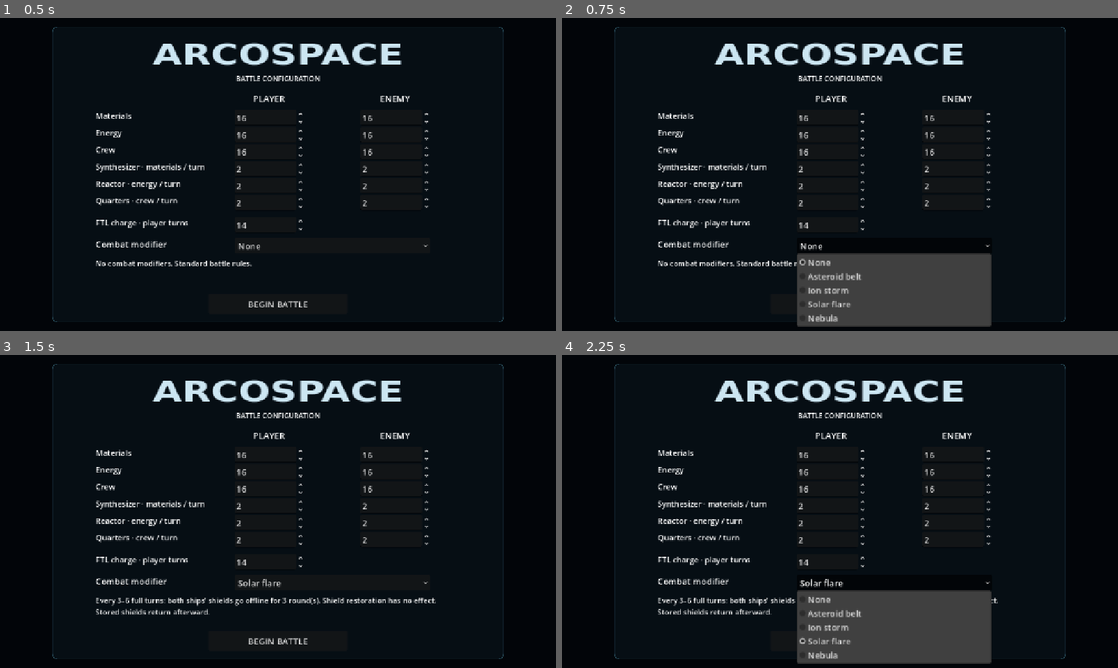
Above: before the commit, frames 1-4 (two rows, left to right).
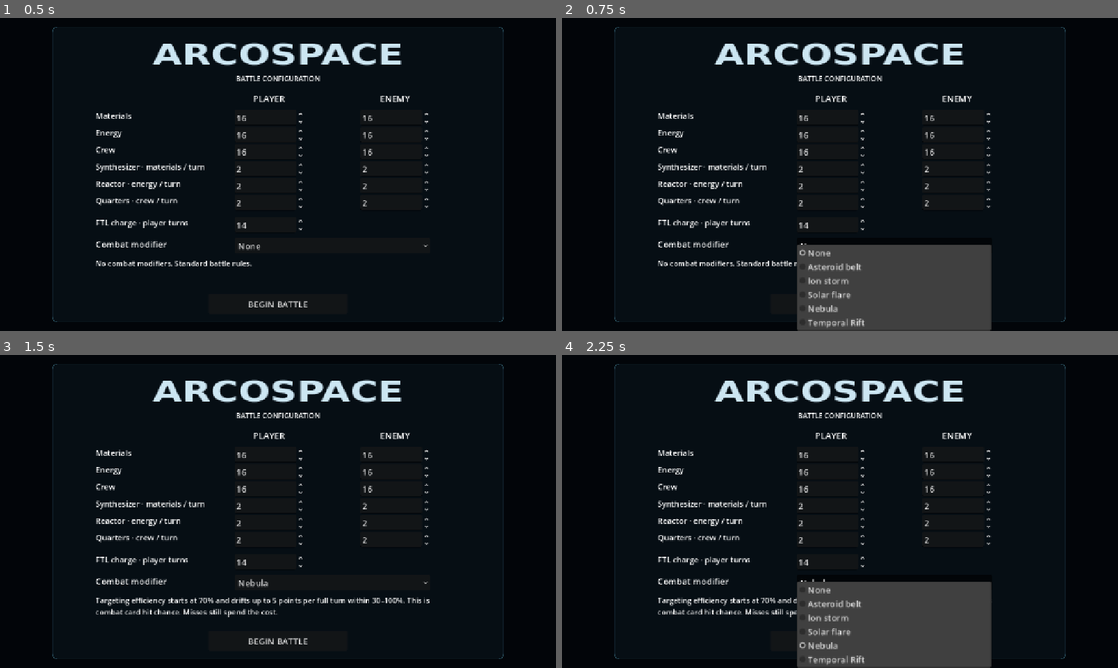
Above: after the commit, the same moments.

Repository: RPGMaster2000/arcospace
Game: Godot game, scene res://scenes/battle_setup.tscn
Same seed, same stepped clock (60 frames per second), same inputs: the game is played once before the commit and once after it.
Inputs:
- Up to frame 1 (0.5 s): no input
- Up to frame 2 (0.75 s): click "None" at 0.5 s
- Up to frame 3 (1.5 s): click "BEGIN BATTLE" at 1.25 s
- Up to frame 4 (2.25 s): click "Solar flare" (after the commit: "Nebula") at 2 s

Frame 1 is identical in both runs. In frame 2, 2.3% of the frame differs, in the area x 42-78%, y 72-100%; in frame 3, 1.2%; in frame 4, 2.9%, in the area x 17-79%, y 71-100%.

Commit message:
Add card tiers, six Tier 2 cards and Temporal Rift draw modifier

Diff:
--- /dev/null
+++ b/cards/30_siege_driver.tres
@@ -0,0 +1,12 @@
+[gd_resource type="Resource" script_class="CardData" format=3]
+
+[ext_resource type="Script" path="res://scripts/card_data.gd" id="1"]
+
+[resource]
+script = ExtResource("1")
+tier = 2
+card_name = "Siege Driver"
+family = "materials"
+cost = 14
+description = "Deal 24 damage"
+effects = {"damage": 24}
--- /dev/null
+++ b/cards/31_emergency_refit.tres
@@ -0,0 +1,12 @@
+[gd_resource type="Resource" script_class="CardData" format=3]
+
+[ext_resource type="Script" path="res://scripts/card_data.gd" id="1"]
+
+[resource]
+script = ExtResource("1")
+tier = 2
+card_name = "Emergency Refit"
+family = "materials"
+cost = 12
+description = "+14 Hull, +8 Shields"
+effects = {"hull": 14, "shields": 8}
--- /dev/null
+++ b/cards/32_antimatter_lance.tres
@@ -0,0 +1,12 @@
+[gd_resource type="Resource" script_class="CardData" format=3]
+
+[ext_resource type="Script" path="res://scripts/card_data.gd" id="1"]
+
+[resource]
+script = ExtResource("1")
+tier = 2
+card_name = "Antimatter Lance"
+family = "energy"
+cost = 16
+description = "20 damage · 50% bypasses Shields"
+effects = {"damage": 20, "pierce": 0.5}
--- /dev/null
+++ b/cards/33_aegis_overcharge.tres
@@ -0,0 +1,12 @@
+[gd_resource type="Resource" script_class="CardData" format=3]
+
+[ext_resource type="Script" path="res://scripts/card_data.gd" id="1"]
+
+[resource]
+script = ExtResource("1")
+tier = 2
+card_name = "Aegis Overcharge"
+family = "energy"
+cost = 12
+description = "+20 Shields, +6 Hull"
+effects = {"shields": 20, "hull": 6}
--- /dev/null
+++ b/cards/34_sabotage_commandos.tres
@@ -0,0 +1,12 @@
+[gd_resource type="Resource" script_class="CardData" format=3]
+
+[ext_resource type="Script" path="res://scripts/card_data.gd" id="1"]
+
+[resource]
+script = ExtResource("1")
+tier = 2
+card_name = "Sabotage Commandos"
+family = "crew"
+cost = 14
+description = "18 damage · Enemy production −2 each (min 1)"
+effects = {"damage": 18, "sabotage": 2}
--- /dev/null
+++ b/cards/35_damage_control.tres
@@ -0,0 +1,12 @@
+[gd_resource type="Resource" script_class="CardData" format=3]
+
+[ext_resource type="Script" path="res://scripts/card_data.gd" id="1"]
+
+[resource]
+script = ExtResource("1")
+tier = 2
+card_name = "Damage Control"
+family = "crew"
+cost = 12
+description = "+18 Hull, +6 Shields"
+effects = {"hull": 18, "shields": 6}
--- /dev/null
+++ b/scenes/battlefield_temporal_rift.tscn
@@ -0,0 +1,116 @@
+[gd_scene format=3]
+
+[ext_resource type="Texture2D" uid="uid://sdr8upensafa" path="res://assets/background/starfield.png" id="2_yd1a1"]
+[ext_resource type="PackedScene" path="res://scenes/ship_3d.tscn" id="Ship"]
+
+[sub_resource type="Environment" id="Environment"]
+background_mode = 1
+background_color = Color(0.018, 0.039, 0.067, 1)
+ambient_light_source = 3
+ambient_light_color = Color(0.45, 0.6, 0.8, 1)
+ambient_light_energy = 0.65
+
+[sub_resource type="StandardMaterial3D" id="EnemyMaterial"]
+albedo_color = Color(0.53, 0.24, 0.22, 1)
+metallic = 0.45
+roughness = 0.4
+
+[sub_resource type="StandardMaterial3D" id="HullMaterial"]
+albedo_color = Color(0.52, 0.67, 0.73, 1)
+metallic = 0.45
+roughness = 0.4
+
+[sub_resource type="BoxMesh" id="WingMesh"]
+size = Vector3(1.5, 0.18, 2.3)
+
+[sub_resource type="StandardMaterial3D" id="EnemyEngine"]
+albedo_color = Color(1, 0.3, 0.12, 1)
+emission_enabled = true
+emission = Color(1, 0.3, 0.12, 1)
+
+[sub_resource type="StandardMaterial3D" id="StandardMaterial3D_i3k6e"]
+shading_mode = 0
+albedo_texture = ExtResource("2_yd1a1")
+
+[sub_resource type="QuadMesh" id="QuadMesh_y84xi"]
+
+[node name="Battlefield" type="Node3D" unique_id=584798678]
+
+[node name="WorldEnvironment" type="WorldEnvironment" parent="." unique_id=248501462]
+environment = SubResource("Environment")
+
+[node name="Camera3D" type="Camera3D" parent="." unique_id=459447815]
+transform = Transform3D(0.7247299, 0, -0.6890331, 0, 1, 0, 0.6890331, 0, 0.7247299, -8.553824, -0.36772817, 8.510661)
+keep_aspect = 0
+current = true
+fov = 56.0
+size = 12.8
+
+[node name="Sun" type="DirectionalLight3D" parent="." unique_id=2115728314]
+transform = Transform3D(0.8207813, 0.56658334, -0.07281119, -0.39885932, 0.6596662, 0.6369862, 0.40893686, -0.49378502, 0.76742923, 0, 0, 0)
+light_color = Color(1, 0.9, 0.75, 1)
+light_energy = 1.738
+
+[node name="PlayerShip" parent="." unique_id=2061140808 instance=ExtResource("Ship")]
+transform = Transform3D(1, 0, 0, 0, 1, 0, 0, 0, 1, -2.83, -0.24, 0)
+
+[node name="Body" parent="PlayerShip" index="0"]
+transform = Transform3D(0.99680173, 0.07991469, 0, -0.07506968, 0.93636835, -0.3428978, -0.02740257, 0.34180114, 0.9393727, 0, 0, 0)
+
+[node name="OmniLight3D" type="OmniLight3D" parent="PlayerShip/Body" index="0" unique_id=634081639]
+transform = Transform3D(0.8368925, 0.5287812, -0.14142606, -0.1681116, 0.49419263, 0.85294306, 0.520912, -0.69004637, 0.50248045, -1.562109, -0.05129224, -0.026351418)
+light_color = Color(0, 0.8034366, 0.8093504, 1)
+light_energy = 0.3
+light_size = 1.0
+light_specular = 6.282
+omni_range = 1.0
+omni_attenuation = 2.019
+
+[node name="Wings" parent="PlayerShip/Body" index="2"]
+transform = Transform3D(1, 0, 0, 0, 1, 0, 0, 0, 1, -0.65, -0.08, 0)
+
+[node name="Engine" parent="PlayerShip/Body" index="3"]
+transform = Transform3D(6.798655e-08, -0.99999994, 1.8626451e-09, 0.99999994, 6.798655e-08, 2.9802322e-08, -2.9802322e-08, -1.8626451e-09, 0.99999994, -1.6994147, 0.0040554404, -7.450581e-09)
+
+[node name="Shield" parent="PlayerShip" index="1"]
+transform = Transform3D(2.346569, 0.053582806, 0, -0.12693506, 0.99055177, 0, 0, 0, 1.671, 0, -0.12374891, 0)
+
+[node name="EnemyShip" parent="." unique_id=2100820454 instance=ExtResource("Ship")]
+transform = Transform3D(-1, 0, -8.742278e-08, 0, 1, 0, 8.742278e-08, 0, -1, 3.8274782, -0.24, 0)
+
+[node name="Body" parent="EnemyShip" index="0"]
+transform = Transform3D(0.9968017, 0.079914734, 3.3954919e-09, -0.076155856, 0.9499159, 0.30308396, 0.024220878, -0.30211458, 0.9529637, 0, 0, 0)
+
+[node name="Hull" parent="EnemyShip/Body" index="0"]
+material_override = SubResource("EnemyMaterial")
+
+[node name="OmniLight3D2" type="OmniLight3D" parent="EnemyShip/Body" index="1" unique_id=1784126935]
+transform = Transform3D(-0.79768556, -0.603049, 0.0054802597, -0.32092956, 0.43216956, 0.8427539, -0.51059014, 0.6704938, -0.53827167, -1.3303316, 0.1181649, -0.21753368)
+light_color = Color(0.92866987, 0.6274537, 0.37097248, 1)
+light_size = 1.0
+light_specular = 0.0
+omni_range = 1.229
+omni_attenuation = 1.589
+
+[node name="Wings" parent="EnemyShip/Body" index="2"]
+transform = Transform3D(1, 0, 0, 0, 1, 0, 0, 0, 1, -0.65, -0.08, 0)
+
+[node name="Wings2" type="MeshInstance3D" parent="EnemyShip/Body" index="3" unique_id=615567739]
+transform = Transform3D(1, 0, 0, 0, -4.371139e-08, -1, 0, 1, -4.371139e-08, -0.65, -0.08, 0)
+material_override = SubResource("HullMaterial")
+mesh = SubResource("WingMesh")
+
+[node name="Engine" parent="EnemyShip/Body" index="4"]
+transform = Transform3D(6.61239e-08, -1.0000001, -1.8626451e-09, 1.0000001, 7.7765435e-08, -2.9802322e-08, 2.9802322e-08, 1.8626451e-09, 1.0000001, -1.6606023, 0.007167101, 7.450581e-09)
+material_override = SubResource("EnemyEngine")
+
+[node name="Shield" parent="EnemyShip" index="1"]
+transform = Transform3D(2.3447225, 0.0664435, -3.2805758e-10, -0.15740144, 0.98977226, -9.784574e-09, -4.613554e-10, 5.8086753e-09, 1.671, 0, -0.075492814, 0)
+
+[node name="MeshInstance3D" type="MeshInstance3D" parent="." unique_id=425268941]
+transform = Transform3D(18.21799, 0, -0.54204094, 0, 14.15, 0, 17.348759, 0, 0.5691991, 4.5536346, 0, -4.8249903)
+material_override = SubResource("StandardMaterial3D_i3k6e")
+mesh = SubResource("QuadMesh_y84xi")
+
+[editable path="PlayerShip"]
+[editable path="EnemyShip"]
--- a/scripts/battle_setup.gd
+++ b/scripts/battle_setup.gd
@@ -15,6 +15,8 @@
 			return "%s: both ships’ shields go offline for %d round(s). Shield restoration has no effect. Stored shields return afterward." % [interval, Modifier.ACTIVE_ROUNDS]
 		4:
 			return "Targeting efficiency starts at %d%% and drifts up to %d points per full turn within %d–100%%. This is combat card hit chance. Misses still spend the cost." % [100 - Modifier.NEBULA_START, Modifier.NEBULA_STEP, 100 - Modifier.NEBULA_MAX]
+		5:
+			return "Whole battle: Tier 2 draw chance doubles from 15% to 30% for both ships. Only one Tier 2 card per hand. No timed events."
 	return "No combat modifiers. Standard battle rules."
 var initial_settings: Dictionary = {}
 
--- a/scripts/board.gd
+++ b/scripts/board.gd
@@ -103,6 +103,8 @@
 				set(setting, int(setup_settings[setting]))
 	ftl.charge_target = maxi(1, int(setup_settings.get("ftl_turns", ftl.FULL_CHARGE)))
 	modifier.configure(int(setup_settings.get("modifier", 0)))
+	for active_hand in [hand, enemy_hand]:
+		active_hand.drop_multiplier = modifier.TEMPORAL_DROP_MULTIPLIER if modifier.kind == 5 else 1.0
 	$MatchResult/Panel/Configure.pressed.connect(_return_to_setup)
 	mode_rule_origin = $ModeRule.position
 	hand_rule_origin = $HandRule.position
--- a/scripts/board_3d.gd
+++ b/scripts/board_3d.gd
@@ -16,7 +16,8 @@
 	preload("res://scenes/battlefield_asteroid_belt.tscn"),
 	preload("res://scenes/battlefield_ion_storm.tscn"),
 	preload("res://scenes/battlefield_solar_flare.tscn"),
-	preload("res://scenes/battlefield_nebula.tscn")
+	preload("res://scenes/battlefield_nebula.tscn"),
+	preload("res://scenes/battlefield_temporal_rift.tscn")
 ]
 
 func _enter_tree() -> void:
--- a/scripts/card_data.gd
+++ b/scripts/card_data.gd
@@ -4,6 +4,9 @@
 
 # RESPONSIBILITY: Store Inspector-editable card data.
 # DOES NOT: Change game state or manage turns.
+## TUNE: Tier controls draw eligibility and border presentation; current rare cards are not yet added.
+@export_enum("Tier 1:1", "Tier 2:2", "Tier 3:3") var tier: int = 1
+
 ## TUNE: Card title shown in the UI; edit each cards/*.tres resource in the Inspector.
 @export var card_name: String = "":
 	set(value):
--- a/scripts/card_hand.gd
+++ b/scripts/card_hand.gd
@@ -8,6 +8,11 @@
 # An empty starting hand draws randomly. Assign cards for a fixed test hand.
 @export var starting_hand: Array[Resource] = []
 @export_range(1, 6, 1) var max_copies: int = 2
+## TUNE: Tier 2 chance when the hand has room: 0.15 = 15%.
+@export_range(0.0, 1.0, 0.01) var tier_two_chance: float = 0.15
+## TUNE: Tier 3 chance, reserved for future cards. Zero disables random Tier 3 draws.
+@export_range(0.0, 1.0, 0.01) var tier_three_chance: float = 0.0
+var drop_multiplier: float = 1.0
 var cards: Array[Resource] = []
 var rng := RandomNumberGenerator.new()
 
@@ -15,7 +20,7 @@
 	cards.clear()
 	for slot in range(size):
 		var initial: Resource = starting_hand[slot] if slot < starting_hand.size() else null
-		if initial != null and cards.count(initial) < max_copies:
+		if initial != null and _eligible(initial, -1):
 			cards.append(initial)
 		else:
 			cards.append(draw_card())
@@ -23,20 +28,34 @@
 
 func draw_card(excluded_slot: int = -1) -> Resource:
 	var pool: Array = card_pool if not card_pool.is_empty() else CardLibrary.CARDS
-	var eligible: Array[Resource] = []
+	var buckets: Dictionary = {1: [], 2: [], 3: []}
 	for card in pool:
-		if card == null or eligible.has(card):
-			continue
-		var copies: int = 0
-		for slot in range(cards.size()):
-			if slot != excluded_slot and cards[slot] == card:
-				copies += 1
-		if copies < max_copies:
-			eligible.append(card)
+		if card != null and _eligible(card, excluded_slot) and not buckets[card.tier].has(card):
+			buckets[card.tier].append(card)
+	var roll: float = rng.randf()
+	var tier: int = 1
+	if roll < tier_three_chance:
+		tier = 3
+	elif roll < tier_three_chance + clampf(tier_two_chance * drop_multiplier, 0, 1):
+		tier = 2
+	# Full Tier 2 hands fall back to Tier 1; probabilities are per eligible draw.
+	var eligible: Array = buckets[tier] if not buckets[tier].is_empty() else buckets[1]
 	if eligible.is_empty():
-		push_warning("The card pool is too small for the hand copy limit.")
+		# Custom test pools may contain only Tier 2; respect the cap rather than overfill.
+		push_warning("No eligible cards in the selected tier or Tier 1 fallback.")
 		return null
 	return eligible[rng.randi_range(0, eligible.size() - 1)]
+
+func _eligible(card: Resource, excluded_slot: int) -> bool:
+	var copies: int = 0
+	for slot in range(cards.size()):
+		if slot == excluded_slot or cards[slot] == null:
+			continue
+		if card.tier > 1 and cards[slot].tier == card.tier:
+			return false
+		if cards[slot] == card:
+			copies += 1
+	return copies < max_copies
 
 
 func replace_card(slot: int) -> void:
--- a/scripts/card_library.gd
+++ b/scripts/card_library.gd
@@ -1,6 +1,6 @@
 extends RefCounted
 
-# RESPONSIBILITY: List the 28 card resources in their original order.
+# RESPONSIBILITY: List the Inspector-editable card resources.
 # DOES NOT: Apply effects or manage a hand.
 const CARDS = [
 	preload("res://cards/01_shield_plating.tres"),
@@ -32,4 +32,10 @@
 	preload("res://cards/27_missile_barrage.tres"),
 	preload("res://cards/28_breach_charge.tres"),
 	preload("res://cards/29_polaron_burst.tres"),
+	preload("res://cards/30_siege_driver.tres"),
+	preload("res://cards/31_emergency_refit.tres"),
+	preload("res://cards/32_antimatter_lance.tres"),
+	preload("res://cards/33_aegis_overcharge.tres"),
+	preload("res://cards/34_sabotage_commandos.tres"),
+	preload("res://cards/35_damage_control.tres"),
 ]
--- a/scripts/card_view.gd
+++ b/scripts/card_view.gd
@@ -36,6 +36,8 @@
 
 
 func refresh_card() -> void:
+	queue_redraw()
+	set_process(card_data != null and card_data.tier > 1)
 	if card_data == null:
 		$TitleLabel.text = "Empty slot"
 		$CostLabel.text = ""
@@ -44,7 +46,7 @@
 		$DiscardButton.disabled = true
 		$DiscardButton.text = "Discard"
 		return
-	$TitleLabel.text = card_data.card_name.to_upper()
+	$TitleLabel.text = card_data.card_name.to_upper() + (" · T%d" % card_data.tier if card_data.tier > 1 else "")
 	$CostLabel.text = str(card_data.cost)
 	$DescriptionLabel.text = card_data.description
 	var colors = {"materials": Color(1, 0.55, 0.5), "energy": Color(0.5, 0.8, 1), "crew": Color(0.5, 1, 0.65)}
@@ -88,3 +90,29 @@
 		box.shadow_color = Color(0.15, 0.55, 1.0, 0.55 if active else 0.0)
 		box.shadow_size = 9 if active else 0
 		add_theme_stylebox_override(style, box)
+
+var border_time: float = 0.0
+func _process(delta: float) -> void:
+	border_time += delta
+	queue_redraw()
+
+func _draw() -> void:
+	if card_data == null or card_data.tier < 2:
+		return
+	# TUNE: Jagged edge depth (pixels), tooth spacing and subtle pulse strength.
+	var depth: float = 2.0
+	var spacing: float = 12.0
+	var pulse: float = 0.28 + 0.10 * sin(border_time * 2.0)
+	var color = Color(0.65, 0.8, 1.0, pulse)
+	var points = PackedVector2Array()
+	var corners = [Vector2(3, 3), Vector2(size.x-3, 3), size-Vector2(3,3), Vector2(3,size.y-3), Vector2(3,3)]
+	for edge in range(4):
+		var start: Vector2 = corners[edge]
+		var end: Vector2 = corners[edge+1]
+		var steps: int = maxi(2, int(start.distance_to(end) / spacing))
+		var inward: Vector2 = (end-start).normalized().orthogonal()
+		for step in range(steps):
+			points.append(start.lerp(end, float(step)/steps) + inward * (depth if step % 2 else 0.0))
+	points.append(points[0])
+	for width in [8.0, 4.0, 1.5]:
+		draw_polyline(points, Color(color, pulse * (0.3 if width > 2 else 1.0)), width, true)
--- a/scripts/combat_modifier.gd
+++ b/scripts/combat_modifier.gd
@@ -3,8 +3,9 @@
 # RESPONSIBILITY: Schedule one encounter modifier and resolve its card adjustments.
 # DOES NOT: Advance turns, change hands, or present animations.
 const Effects = preload("res://scripts/card_effects.gd")
-const NAMES = ["None", "Asteroid belt", "Ion storm", "Solar flare", "Nebula"]
+const NAMES = ["None", "Asteroid belt", "Ion storm", "Solar flare", "Nebula", "Temporal Rift"]
 ## TUNE: Full rounds between events, counted after an event ends.
+const TEMPORAL_DROP_MULTIPLIER: float = 2.0 # TUNE: Tier 2 draw multiplier for the whole battle.
 const MIN_INTERVAL: int = 3
 const MAX_INTERVAL: int = 6
 ## TUNE: Event duration in complete player/enemy rounds.
@@ -36,7 +37,7 @@
 	next_round = 1 + rng.randi_range(MIN_INTERVAL, MAX_INTERVAL)
 
 func begin_round(round_number: int) -> String:
-	if kind == 0:
+	if kind == 0 or kind == 5:
 		return ""
 	if kind == 4:
 		if round_number > 1:
@@ -63,6 +64,8 @@
 	return kind == 3 and active
 
 func status_text(round_number: int) -> String:
+	if kind == 5:
+		return "TEMPORAL RIFT · Tier 2 drop rate ×%.0f" % TEMPORAL_DROP_MULTIPLIER
 	if kind == 0:
 		return ""
 	if kind == 4:
@@ -73,6 +76,8 @@
 	return "%d turns until %s" % [maxi(0, next_round - round_number), phrases[kind]]
 
 func meter_value(round_number: int) -> float:
+	if kind == 5:
+		return 100.0
 	if kind == 4:
 		return float(100 - miss_rate)
 	return 100.0 if active else clampf(100.0 * (1.0 - float(next_round - round_number) / MAX_INTERVAL), 0, 100)
--- /dev/null
+++ b/tests/card_tier_test.gd
@@ -0,0 +1,50 @@
+extends SceneTree
+const Hand = preload("res://scripts/card_hand.gd")
+const Effects = preload("res://scripts/card_effects.gd")
+var failures: int = 0
+func check(ok: bool, message: String) -> void:
+	if not ok:
+		failures += 1
+		push_error(message)
+func _initialize() -> void:
+	call_deferred("run")
+func run() -> void:
+	var hand = Hand.new()
+	hand.rng.seed = 12345
+	for multiplier in [1.0, 2.0]:
+		hand.drop_multiplier = multiplier
+		var count: int = 0
+		for draw in range(20000):
+			if hand.draw_card().tier == 2:
+				count += 1
+		check(absf(count / 20000.0 - 0.15 * multiplier) < 0.015, "Tier 2 rate matches configured chance")
+		hand.tier_two_chance = 1.0
+		for attempt in range(100):
+			hand.deal(6)
+			for slot in range(6):
+				hand.replace_card(slot)
+				var uncommon: int = 0
+				for card in hand.cards:
+					if card.tier == 2: uncommon += 1
+				check(uncommon <= 1, "Replacement never exceeds one Tier 2 per hand")
+		hand.cards.clear()
+		hand.tier_two_chance = 0.15
+	var counts = {"materials":0, "energy":0, "crew":0}
+	for card in hand.CardLibrary.CARDS:
+		if card.tier != 2: continue
+		counts[card.family] += 1
+		var actor = {"hull":30,"shields":10,"materials":100,"energy":100,"crew":100,"synthesizer":3,"reactor":3,"quarters":3}
+		var target = actor.duplicate()
+		Effects.play(card, actor, target)
+		check(target.hull < 30 or actor.hull > 30 or actor.shields > 10, "Tier 2 actually damages or restores")
+	check(counts == {"materials":2,"energy":2,"crew":2}, "Two Tier 2 cards per resource")
+	hand.free()
+	var board = load("res://scenes/board_3d.tscn").instantiate()
+	board.setup_settings = {"modifier":5}
+	root.add_child(board)
+	check(board.hand.drop_multiplier == 2 and board.enemy_hand.drop_multiplier == 2, "Rift applies to both hands before dealing")
+	check(board.get_node("BattleView/Viewport/Battlefield").scene_file_path.ends_with("battlefield_temporal_rift.tscn"), "Rift uses independent arena")
+	board.queue_free()
+	await process_frame
+	print("Card tier checks: %d failures" % failures)
+	quit(1 if failures else 0)
Not shown, changed: docs/battle-setup.md
